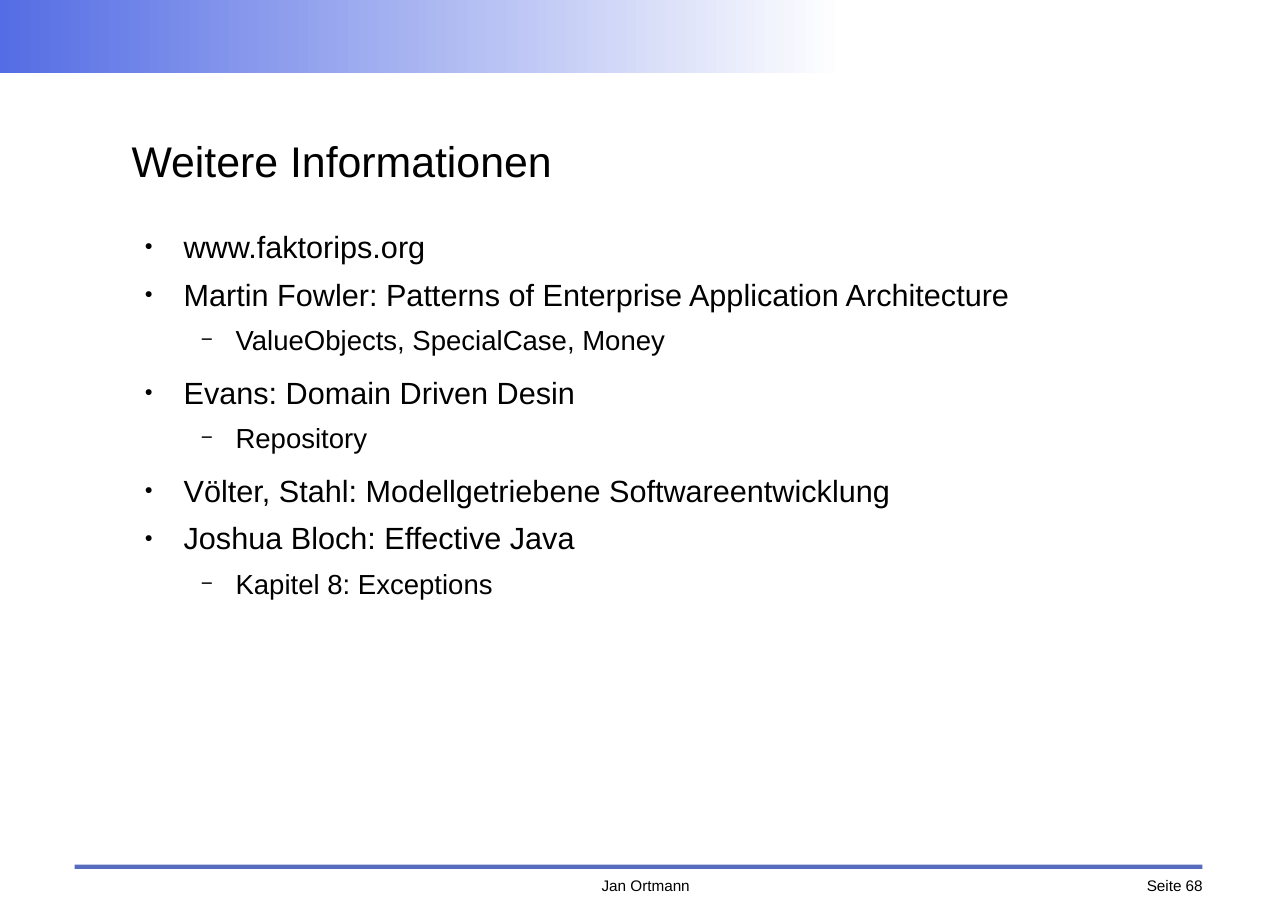
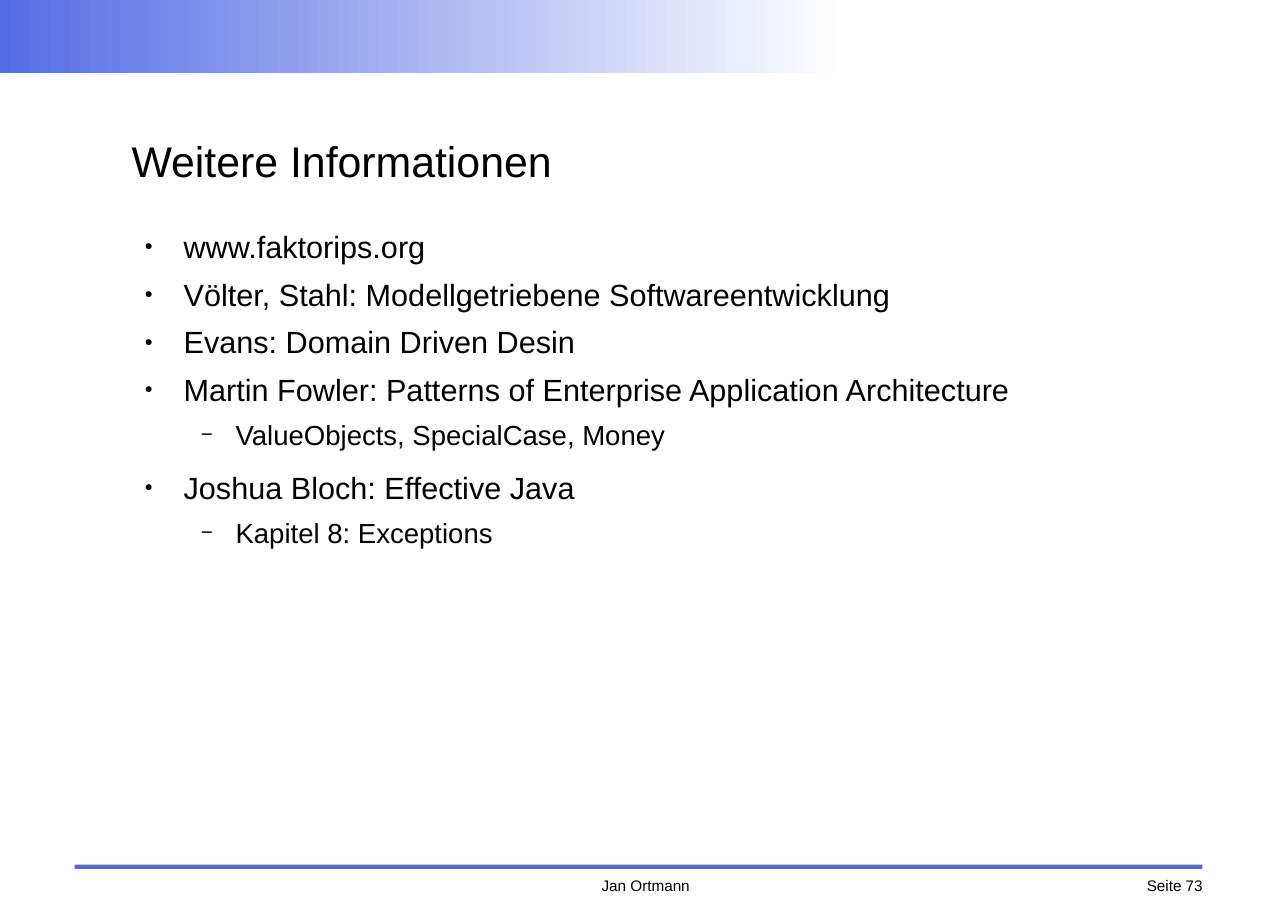
Before and after one commit to faktorips/faktorips.base, a slide deck: slide 73 of org.faktorips.doc/schulung/anwendungsentwicklung/FaktorIPS-Schulung.odp (slide 68 before the commit). Drawn at 1288x911 pixels with LibreOffice and Linux fonts; fonts in the diff are those of the drawing; background and template pictures are left out. Boxes give left, top, right and bottom in pixels: in the first picture for what was removed or moved away, otherwise in the second. Text is boxed around its words. In the diff, an @@ line names an element or a change of style, - is before the commit and + after.

```diff
--- a/org.faktorips.doc/schulung/anwendungsentwicklung/FaktorIPS-Schulung.odp
+++ b/org.faktorips.doc/schulung/anwendungsentwicklung/FaktorIPS-Schulung.odp
@@ text at box(184, 283, 890, 354): paragraphs added @@
+● Völter, Stahl: Modellgetriebene Softwareentwicklung
+● Evans: Domain Driven Desin
@@ text at box(184, 381, 890, 507): paragraphs removed @@
-● Evans: Domain Driven Desin
-  − Repository
-● Völter, Stahl: Modellgetriebene Softwareentwicklung
@@ page number at box(1147, 880, 1203, 891): text changed @@
-Seite 68
+Seite 73
```
Also in this commit, not shown: 7 other slides changed, 6 slides added, 1 slide removed, 17 other files.
